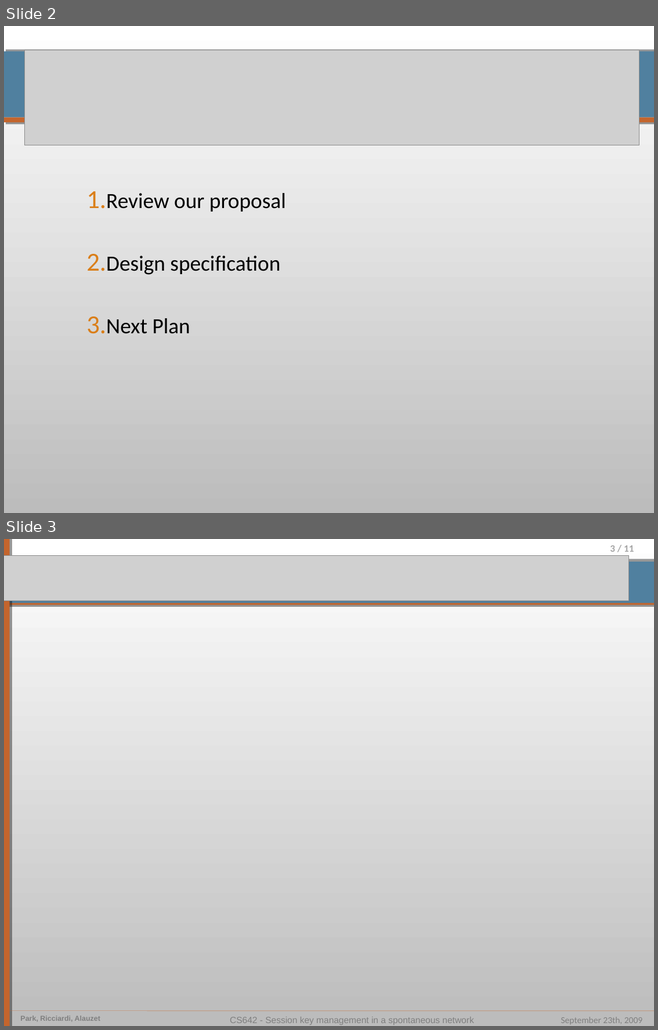
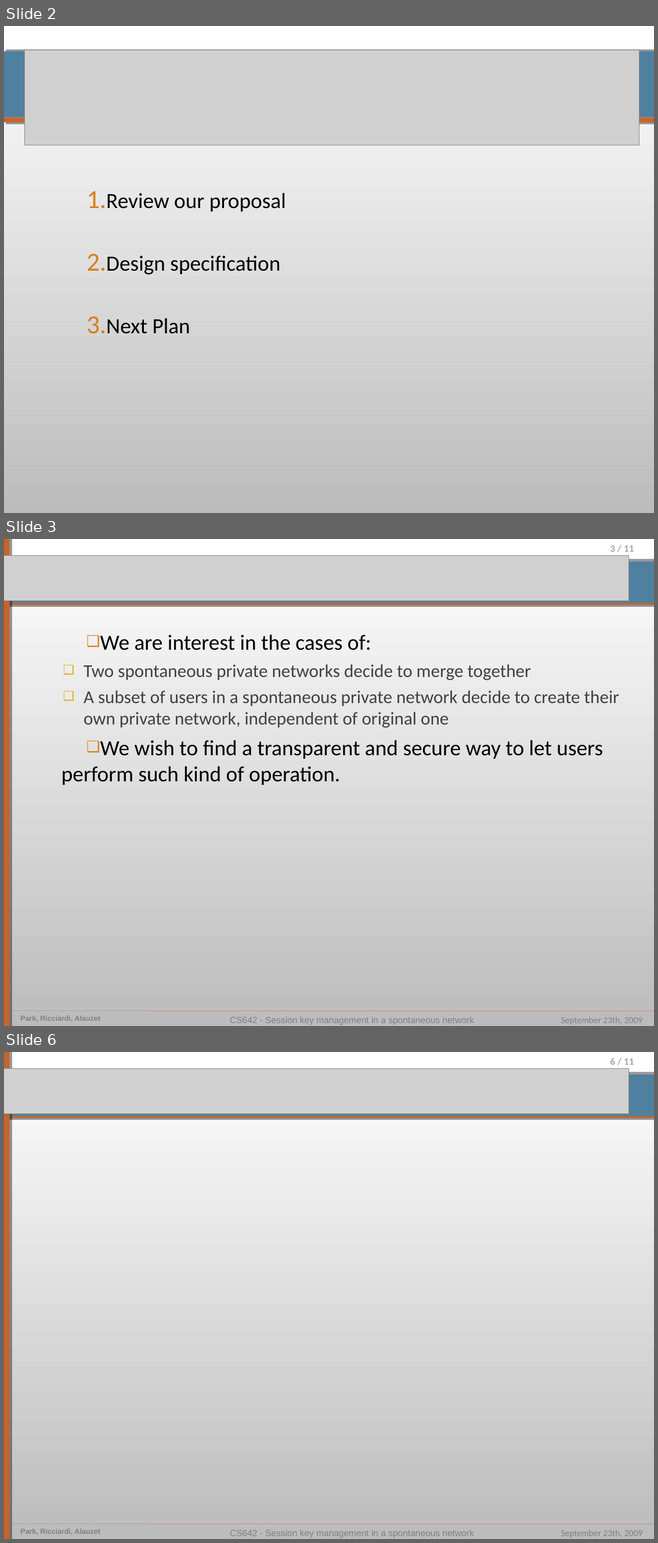
Before and after one commit to pierrealauzet/skemasnet, a slide deck: 2_design/CS462_Skemasnet_design_v2.ppt. Shown one above the other, each under a label of ours: slides 2 and 3 before the commit, slides 2, 3 and 6 after it; the slides between them are not shown. The pictures are 658x1030 and 658x1543 pixels, drawn with LibreOffice and Linux fonts; fonts in the diff are those of the drawing; grey boxes stand for pictures. Boxes give left, top, right and bottom in pixels: in the first picture for what was removed or moved away, otherwise in the second. Text is boxed around its words. In the diff, an @@ line names an element or a change of style, - is before the commit and + after.

```diff
--- a/2_design/CS462_Skemasnet_design_v2.ppt
+++ b/2_design/CS462_Skemasnet_design_v2.ppt
@@ slide 3 added at [4,539,654,1026], background gradient #BCBCBC to #FFFFFF; not listed: 9 template elements that a slide beside it also shows @@
@@ picture added at [4,555,629,600] @@
@@ text added at [61,635,619,785], 20 pt, text #404040 @@
+❑ We are interest in the cases of:
+  ❑ Two spontaneous private networks decide to merge together
+  ❑ A subset of users in a spontaneous private network decide to create their own private network, independent of original one
+❑ We wish to find a transparent and secure way to let users perform such kind of operation.
@@ what was slide 3 is now slide 6 @@
@@ page number at [610,1058,633,1065]: text changed @@
-3 / 11
+6 / 11
```
Also in this commit, not shown: 1 slide changed, 3 other slides added, 1 slide removed.
